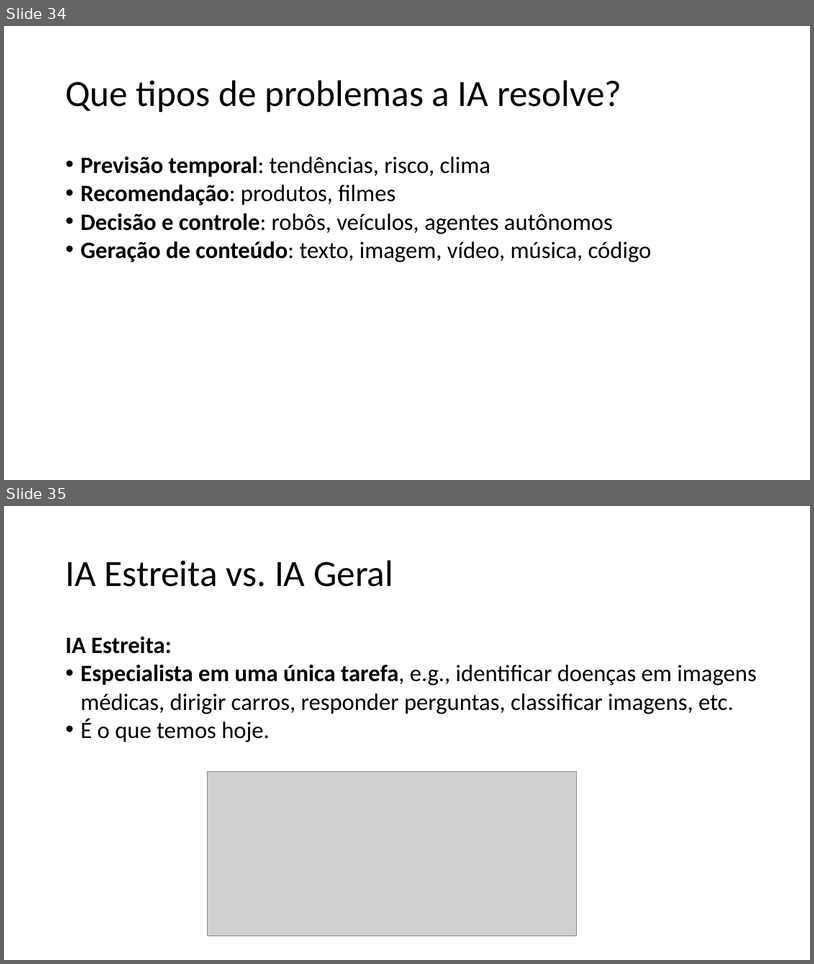
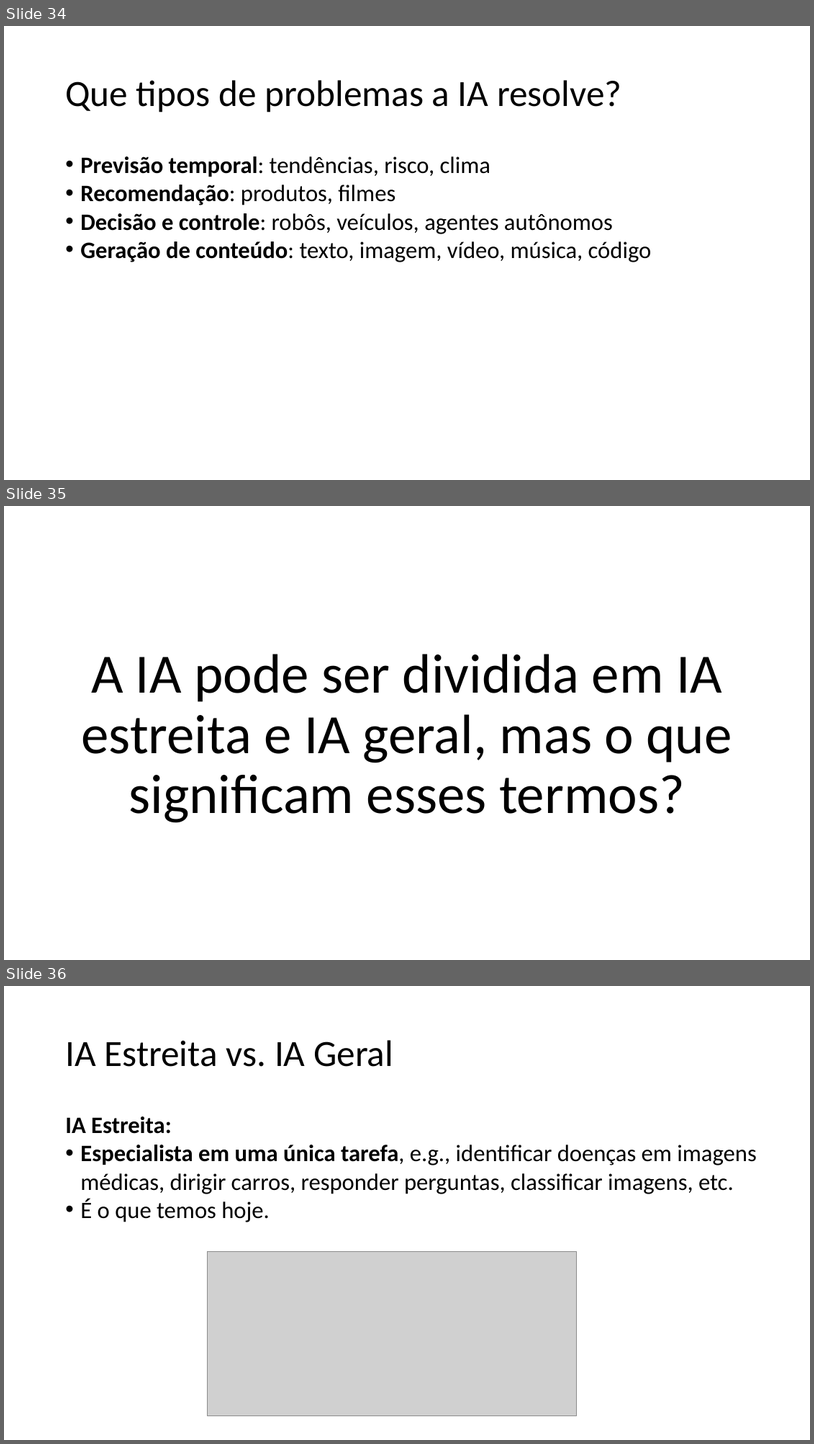
Before and after one commit to zz4fap/c24_inteligencia_artificial, a slide deck: slides/C24_Introdução.pptx. Shown one above the other, each under a label of ours: slides 34 and 35 before the commit, slides 34, 35 and 36 after it. The pictures are 814x964 and 814x1444 pixels, drawn with LibreOffice and Linux fonts; fonts in the diff are those of the drawing; grey boxes stand for pictures. Boxes give left, top, right and bottom in pixels: in the first picture for what was removed or moved away, otherwise in the second. Text is boxed around its words. In the diff, an @@ line names an element or a change of style, - is before the commit and + after.

```diff
--- a/slides/C24_Introdução.pptx
+++ b/slides/C24_Introdução.pptx
@@ slide 35 added at [4,506,810,960], background #FFFFFF @@
@@ text added at [82,654,733,823], 66 pt, text #000000 @@
+A IA pode ser dividida em IA estreita e IA geral, mas o que significam esses termos?
@@ what was slide 35 is now slide 36 @@
```
Also in this commit, not shown: 8 slides changed, 1 other file.
